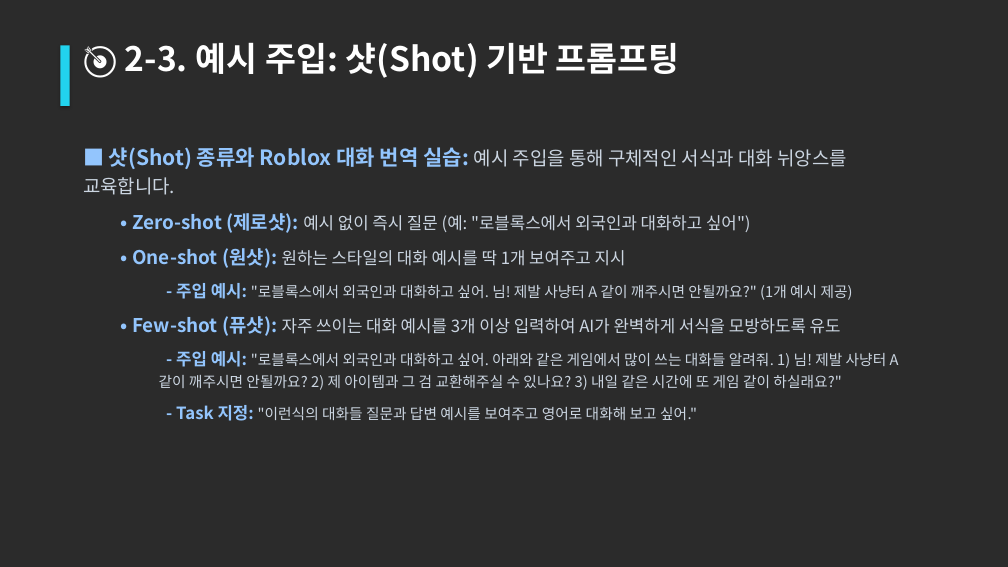
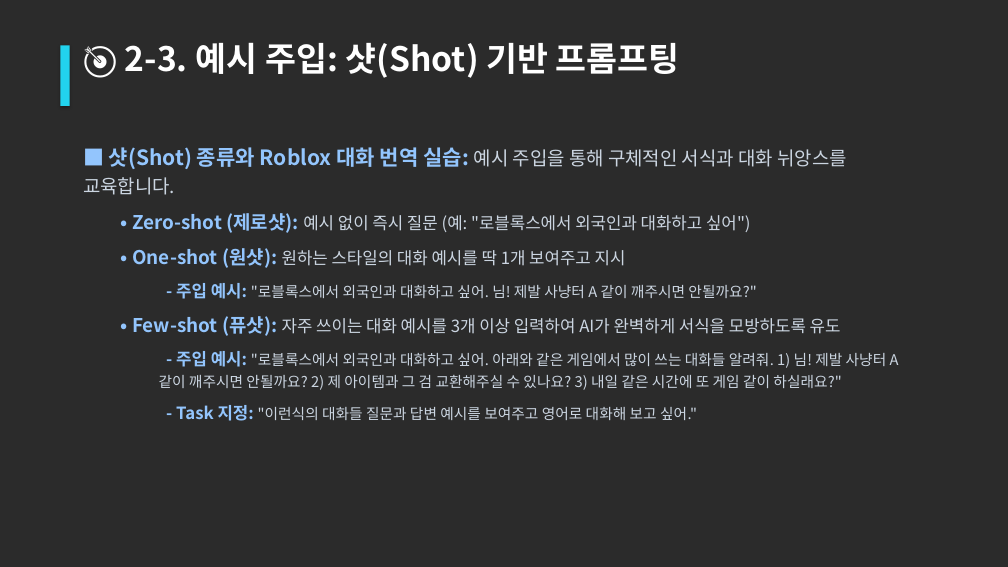
Before and after one commit to dreefinkjk/sky_ai_course, a slide deck: slide 7 of AI_companion_lecture.pptx. Drawn at 1008x567 pixels with LibreOffice and Linux fonts; fonts in the diff are those of the drawing; background and template pictures are left out; a plain dark background stands for a picture behind light text. Boxes give left, top, right and bottom in pixels: in the first picture for what was removed or moved away, otherwise in the second. Text is boxed around its words. In the diff, an @@ line names an element or a change of style, - is before the commit and + after.

```diff
--- a/AI_companion_lecture.pptx
+++ b/AI_companion_lecture.pptx
@@ text at (176, 283, 756, 299): text changed @@
-    - 주입 예시: "로블록스에서 외국인과 대화하고 싶어. 님! 제발 사냥터 A 같이 깨주시면 안될까요?" (1개 예시 제공)
+    - 주입 예시: "로블록스에서 외국인과 대화하고 싶어. 님! 제발 사냥터 A 같이 깨주시면 안될까요?"
```
Also in this commit, not shown: 7 other slides changed.
